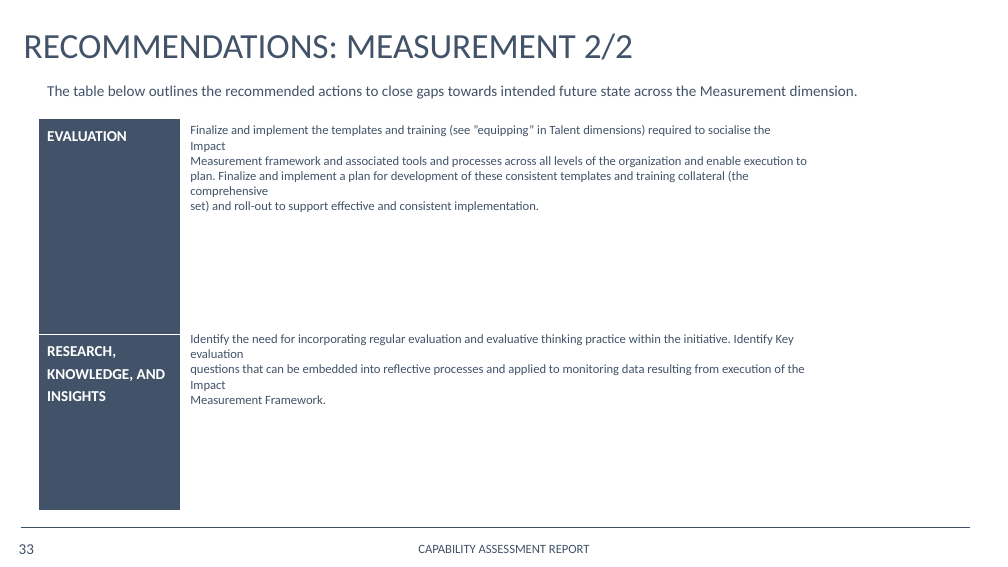
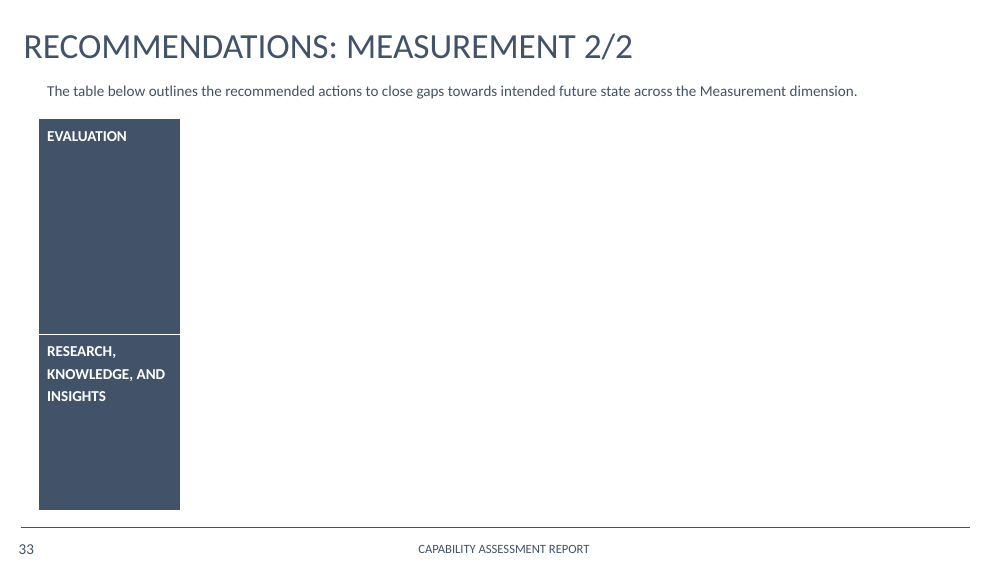
Before and after one commit to opus-meum/power-automate, a slide deck: slide 33 of Capability Assessment Report.pptx. Drawn at 1008x567 pixels with LibreOffice and Linux fonts; fonts in the diff are those of the drawing; background and template pictures are left out. Boxes give left, top, right and bottom in pixels: in the first picture for what was removed or moved away, otherwise in the second. Text is boxed around its words. In the diff, an @@ line names an element or a change of style, - is before the commit and + after.

```diff
--- a/Capability Assessment Report.pptx
+++ b/Capability Assessment Report.pptx
@@ text removed at [190, 125, 807, 212] @@
-Finalize and implement the templates and training (see ”equipping” in Talent dimensions) required to socialise the Impact
-Measurement framework and associated tools and processes across all levels of the organization and enable execution to
-plan. Finalize and implement a plan for development of these consistent templates and training collateral (the comprehensive
-set) and roll-out to support effective and consistent implementation.
@@ text removed at [190, 334, 805, 404] @@
-Identify the need for incorporating regular evaluation and evaluative thinking practice within the initiative. Identify Key evaluation
-questions that can be embedded into reflective processes and applied to monitoring data resulting from execution of the Impact
-Measurement Framework.
```
Also in this commit, not shown: 13 other slides changed, 10 other files.
